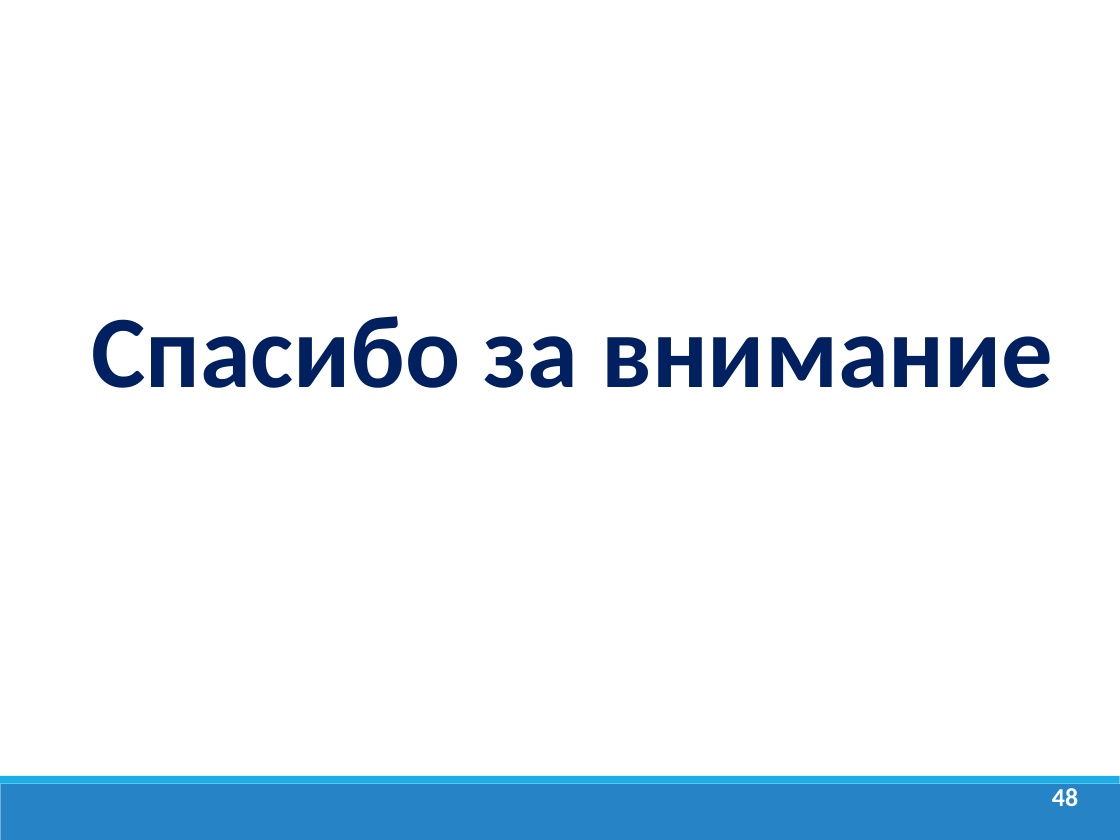
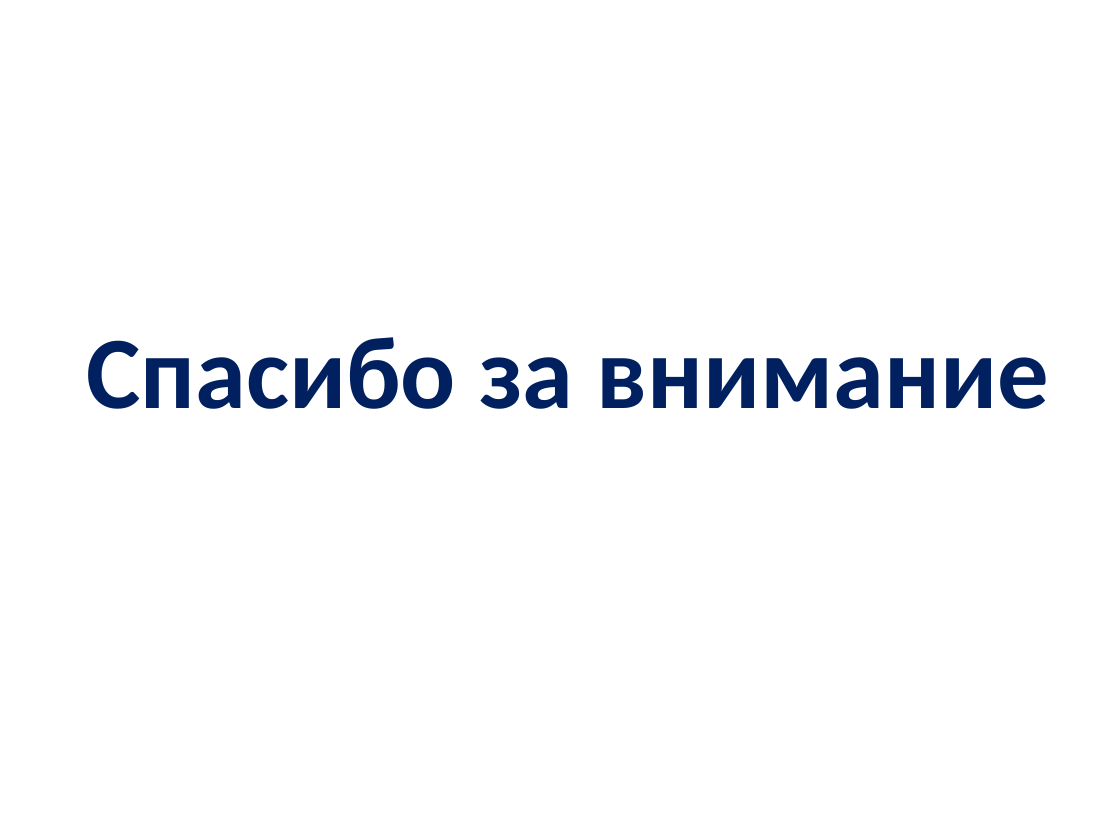
Before and after one commit to dmitry-academy/academy12322, a slide deck: slide 48 of academy12322/resources/presentations/Java Lection 3. Git.ppt. Drawn at 1120x840 pixels with LibreOffice and Linux fonts; fonts in the diff are those of the drawing; background and template pictures are left out. Boxes give left, top, right and bottom in pixels: in the first picture for what was removed or moved away, otherwise in the second. Text is boxed around its words. In the diff, an @@ line names an element or a change of style, - is before the commit and + after.

```diff
--- a/academy12322/resources/presentations/Java Lection 3. Git.ppt
+++ b/academy12322/resources/presentations/Java Lection 3. Git.ppt
@@ text "Спасибо за внимание": place and size @@
-text "Спасибо за внимание" at (91,316,1053,388)
+text "Спасибо за внимание" at (86,337,1049,409)
@@ rectangle removed at (0,776,1120,784) @@
@@ rectangle removed at (0,784,1120,840) @@
@@ page number removed at (1052,788,1078,806) @@
-48
```
Also in this commit, not shown: 47 other slides changed, 48 other files.
